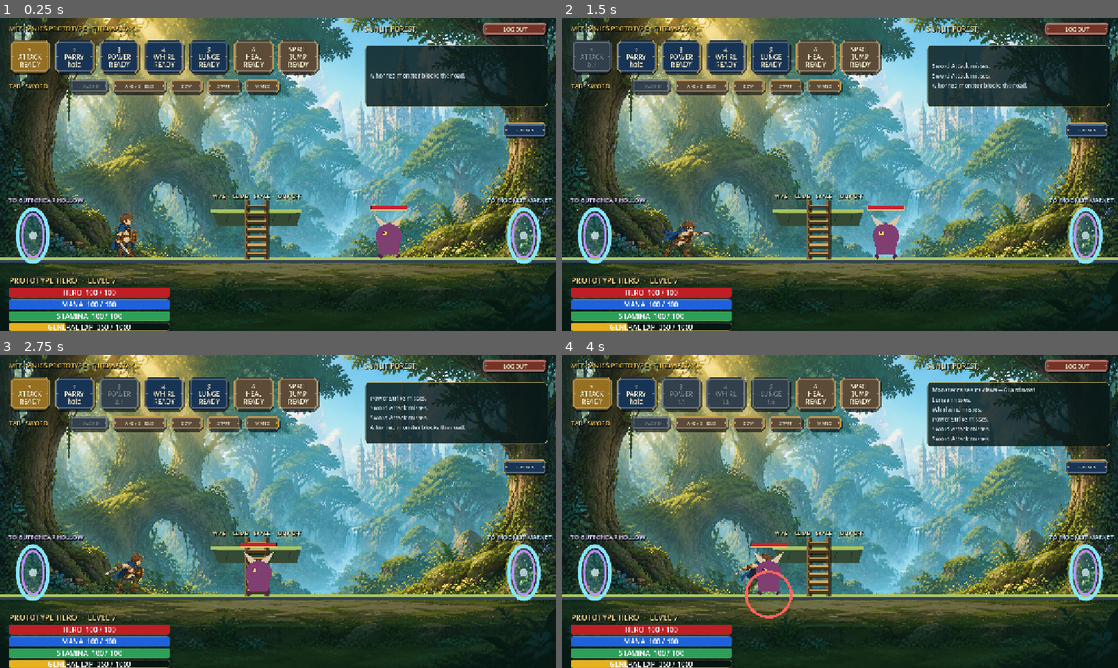
Above: before the commit, frames 1-4 (two rows, left to right).
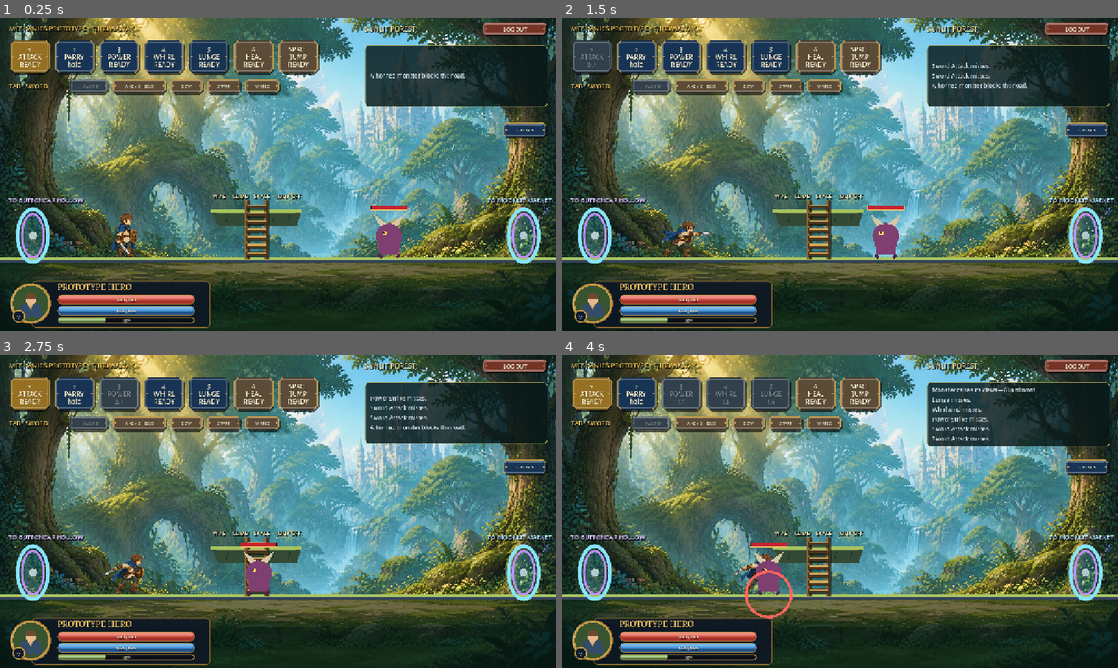
Above: after the commit, the same moments.

Repository: DibranMulder/2D-platform-game
Game: Godot game, scene res://prototypes/combat_arena/combat_arena.tscn
Two runs of this game, one before a commit and one after it. Both use one fixed random seed, a clock stepped at 60 frames per second and the inputs below. This scene is started directly instead of the project's main scene.
Inputs:
- Up to frame 1 (0.25 s): no input
- Up to frame 2 (1.5 s): click "1 ATTACK READY" at 0.5 s; click "1 ATTACK READY" at 1.25 s
- Up to frame 3 (2.75 s): click "3 POWER READY" at 2 s
- Up to frame 4 (4 s): click "4 WHIRL READY" at 2.75 s; click "5 LUNGE READY" at 3.5 s

The runs differ from the first frame. In frame 1, 4.8% of the frame differs, in the area x 1-38%, y 83-100%; in frame 2, 4.8%; in frame 3, 4.8%; in frame 4, 4.8%.

Commit message:
Restyle HUD resource bars to the Chronicle UI design
Replace the four plain ProgressBars with a custom-drawn Chronicle HUD strip
matching art-source/ui-concepts/enchanted-chronicle-v1/ui-system-board.png:

- Ink-navy strip with brass trim, a portrait medallion with a level badge, and
  the hero name in Alegreya SC gold.
- HP (red), Mana (blue), and EXP (green) bars with brass borders, a gloss
  sheen, rounded ends, and centered warm-ivory values.
- Drive the strip from the arena HUD update; drop the separate stamina bar to
  match the three-bar design.

Diff:
--- /dev/null
+++ b/client/prototypes/combat_arena/chronicle_hud_strip.gd
@@ -0,0 +1,176 @@
+# PROTOTYPE — Chronicle-styled HUD strip (portrait medallion + HP / Mana / EXP
+# bars) drawn to match art-source/ui-concepts/enchanted-chronicle-v1/
+# ui-system-board.png. Throwaway prototype UI.
+class_name PrototypeChronicleHudStrip
+extends Control
+
+const NAME_FONT := preload("res://assets/fonts/alegreya/AlegreyaSC-Medium.ttf")
+const VALUE_FONT := preload("res://assets/fonts/alegreya/AlegreyaSans-Medium.ttf")
+
+# Chronicle palette
+const INK_NAVY := Color("101b2c")
+const BOOK_BLUE := Color("183454")
+const BRASS := Color("c79b48")
+const BRASS_DARK := Color("8a6a2f")
+const QUEST_GOLD := Color("f2c45f")
+const WARM_IVORY := Color("fff5d6")
+
+const HP_TOP := Color("e46a5a")
+const HP_BOT := Color("a5322a")
+const MANA_TOP := Color("4f9fe0")
+const MANA_BOT := Color("23548a")
+const EXP_TOP := Color("9cc06f")
+const EXP_BOT := Color("5f7d43")
+
+const PORTRAIT_R := 44.0
+const BAR_X := 112.0
+const BAR_W := 316.0
+
+var _hero_name := "HERO"
+var _level := 1
+var _health := 100
+var _max_health := 100
+var _mana := 100.0
+var _max_mana := 100.0
+var _exp := 0
+var _exp_goal := 1000
+
+
+func configure(hero_name: String, level: int) -> void:
+    _hero_name = hero_name.to_upper()
+    _level = level
+    queue_redraw()
+
+
+func set_values(
+    health: int,
+    max_health: int,
+    mana: float,
+    max_mana: float,
+    exp_value: int,
+    exp_goal: int,
+) -> void:
+    _health = health
+    _max_health = maxi(1, max_health)
+    _mana = mana
+    _max_mana = maxf(1.0, max_mana)
+    _exp = exp_value
+    _exp_goal = maxi(1, exp_goal)
+    queue_redraw()
+
+
+func _draw() -> void:
+    # Ink strip backing with brass trim.
+    var strip := Rect2(PORTRAIT_R + 8.0, 8.0, BAR_W + 96.0, 108.0)
+    _rounded(strip, Color(0.055, 0.09, 0.14, 0.9), 10.0, BRASS_DARK, 2)
+    draw_rect(Rect2(strip.position + Vector2(6, 2), Vector2(strip.size.x - 12, 2)), Color(1, 1, 1, 0.06), true)
+
+    _draw_portrait(Vector2(PORTRAIT_R + 6.0, 60.0), PORTRAIT_R)
+
+    # Name
+    draw_string(NAME_FONT, Vector2(BAR_X, 30.0), _hero_name, HORIZONTAL_ALIGNMENT_LEFT, -1, 21, INK_NAVY.darkened(0.2))
+    draw_string(NAME_FONT, Vector2(BAR_X - 1.0, 29.0), _hero_name, HORIZONTAL_ALIGNMENT_LEFT, -1, 21, QUEST_GOLD)
+
+    var hp_ratio := clampf(float(_health) / float(_max_health), 0.0, 1.0)
+    var mana_ratio := clampf(_mana / _max_mana, 0.0, 1.0)
+    var exp_ratio := clampf(float(_exp) / float(_exp_goal), 0.0, 1.0)
+
+    _draw_bar(Vector2(BAR_X, 40.0), Vector2(BAR_W, 22.0), hp_ratio, HP_TOP, HP_BOT,
+        "%s / %s" % [_comma(_health), _comma(_max_health)], 13)
+    _draw_bar(Vector2(BAR_X, 66.0), Vector2(BAR_W, 22.0), mana_ratio, MANA_TOP, MANA_BOT,
+        "%s / %s" % [_comma(roundi(_mana)), _comma(roundi(_max_mana))], 13)
+    _draw_bar(Vector2(BAR_X, 92.0), Vector2(BAR_W, 13.0), exp_ratio, EXP_TOP, EXP_BOT,
+        "%d%%" % roundi(exp_ratio * 100.0), 10)
+
+
+func _draw_bar(pos: Vector2, size: Vector2, ratio: float, top: Color, bot: Color, text: String, font_size: int) -> void:
+    var radius := size.y * 0.5
+    # Track
+    _rounded(Rect2(pos, size), Color(0.03, 0.05, 0.08, 0.94), radius, BRASS, 2)
+    # Fill
+    if ratio > 0.001:
+        var fill_w := maxf(size.y - 2.0, (size.x - 4.0) * ratio)
+        var fill_rect := Rect2(pos + Vector2(2, 2), Vector2(fill_w, size.y - 4.0))
+        _rounded(fill_rect, bot, radius - 1.0, Color(0, 0, 0, 0), 0)
+        # Gloss over the top half for a gradient sheen.
+        var gloss := Rect2(fill_rect.position, Vector2(fill_rect.size.x, fill_rect.size.y * 0.52))
+        _rounded(gloss, top, radius - 1.0, Color(0, 0, 0, 0), 0)
+        # Bright shine line near the top.
+        draw_rect(Rect2(pos + Vector2(4, 3), Vector2(fill_w - 4.0, maxf(1.0, size.y * 0.18))), Color(1, 1, 1, 0.22), true)
+    # Value text, centered.
+    if text != "":
+        var text_size := VALUE_FONT.get_string_size(text, HORIZONTAL_ALIGNMENT_LEFT, -1, font_size)
+        var origin := pos + Vector2((size.x - text_size.x) * 0.5, size.y * 0.5 + font_size * 0.36)
+        draw_string(VALUE_FONT, origin + Vector2(1, 1), text, HORIZONTAL_ALIGNMENT_LEFT, -1, font_size, Color(0, 0, 0, 0.65))
+        draw_string(VALUE_FONT, origin, text, HORIZONTAL_ALIGNMENT_LEFT, -1, font_size, WARM_IVORY)
+
+
+func _draw_portrait(center: Vector2, r: float) -> void:
+    # Frame + inner forest field
+    draw_circle(center, r + 3.0, BRASS_DARK)
+    draw_circle(center, r + 1.0, BRASS)
+    draw_circle(center, r - 2.0, Color("2c4430"))
+    draw_circle(center, r - 3.0, Color("38542f"))
+
+    # Simple hero bust (kept inside the medallion).
+    var cloak := PackedVector2Array([
+        center + Vector2(-r * 0.5, r * 0.02),
+        center + Vector2(r * 0.5, r * 0.02),
+        center + Vector2(r * 0.6, r * 0.7),
+        center + Vector2(-r * 0.6, r * 0.7),
+    ])
+    draw_colored_polygon(cloak, BOOK_BLUE.lightened(0.12))
+    draw_colored_polygon(PackedVector2Array([
+        center + Vector2(-r * 0.16, r * 0.02),
+        center + Vector2(r * 0.16, r * 0.02),
+        center + Vector2(0.0, r * 0.34),
+    ]), Color("d8b27a"))
+    var head_c := center + Vector2(0.0, -r * 0.2)
+    var head_r := r * 0.27
+    draw_circle(head_c, head_r, Color("e7b98f"))
+    draw_colored_polygon(PackedVector2Array([
+        head_c + Vector2(-head_r * 1.05, -head_r * 0.2),
+        head_c + Vector2(head_r * 1.05, -head_r * 0.2),
+        head_c + Vector2(head_r * 0.8, -head_r * 1.1),
+        head_c + Vector2(-head_r * 0.8, -head_r * 1.1),
+    ]), Color("6b4a2f"))
+
+    # Brass inner ring masks any bust spill and frames the portrait.
+    draw_arc(center, r - 1.0, 0.0, TAU, 48, BRASS, 4.0)
+    draw_arc(center, r + 2.0, 0.0, TAU, 48, BRASS_DARK, 2.0)
+    draw_arc(center, r + 1.0, PI * 0.72, PI * 1.28, 24, Color(1, 1, 1, 0.28), 2.0)
+
+    # Level badge (bottom-left of medallion).
+    var badge := center + Vector2(-r * 0.62, r * 0.66)
+    draw_circle(badge, 15.0, BRASS_DARK)
+    draw_circle(badge, 13.0, INK_NAVY)
+    draw_arc(badge, 13.0, 0.0, TAU, 24, BRASS, 2.0)
+    var level_text := str(_level)
+    var lt_size := NAME_FONT.get_string_size(level_text, HORIZONTAL_ALIGNMENT_LEFT, -1, 16)
+    draw_string(NAME_FONT, badge + Vector2(-lt_size.x * 0.5, 6.0), level_text, HORIZONTAL_ALIGNMENT_LEFT, -1, 16, WARM_IVORY)
+
+
+func _rounded(rect: Rect2, color: Color, radius: float, border: Color, border_width: int) -> void:
+    var box := StyleBoxFlat.new()
+    box.bg_color = color
+    var r := int(maxf(0.0, radius))
+    box.corner_radius_top_left = r
+    box.corner_radius_top_right = r
+    box.corner_radius_bottom_left = r
+    box.corner_radius_bottom_right = r
+    if border_width > 0:
+        box.border_color = border
+        box.set_border_width_all(border_width)
+    draw_style_box(box, rect)
+
+
+func _comma(value: int) -> String:
+    var digits := str(absi(value))
+    var out := ""
+    var count := 0
+    for index in range(digits.length() - 1, -1, -1):
+        out = digits[index] + out
+        count += 1
+        if count % 3 == 0 and index > 0:
+            out = "," + out
+    return ("-" + out) if value < 0 else out
--- a/client/prototypes/combat_arena/combat_arena.gd
+++ b/client/prototypes/combat_arena/combat_arena.gd
@@ -36,15 +36,7 @@
 @onready var joystick: PrototypeVirtualJoystick = $HUD/VirtualJoystick
 @onready var map_label: Label = $HUD/MapLabel
 @onready var trade_button: Button = $HUD/TradeButton
-@onready var hero_identity: Label = $HUD/HeroIdentity
-@onready var hero_health: ProgressBar = $HUD/HeroHealth
-@onready var hero_health_text: Label = $HUD/HeroHealth/HeroHealthText
-@onready var mana_bar: ProgressBar = $HUD/Mana
-@onready var mana_text: Label = $HUD/Mana/ManaText
-@onready var stamina_bar: ProgressBar = $HUD/Stamina
-@onready var stamina_text: Label = $HUD/Stamina/StaminaText
-@onready var general_exp_bar: ProgressBar = $HUD/GeneralExp
-@onready var general_exp_text: Label = $HUD/GeneralExp/GeneralExpText
+@onready var hud_strip: PrototypeChronicleHudStrip = $HUD/HudStrip
 @onready var combat_log: Label = $HUD/CombatLogPanel/CombatLog
 @onready var restart_button: Button = $HUD/RestartButton
 @onready var attack_button: Button = $HUD/Hotbar/Attack
@@ -90,10 +82,7 @@
         ]
 
     hero.configure_hero(selected_hero)
-    hero_identity.text = "%s  ·  LEVEL %s" % [
-        str(selected_hero.get("name", "Prototype Hero")).to_upper(),
-        hero.level,
-    ]
+    hud_strip.configure(str(selected_hero.get("name", "Prototype Hero")), hero.level)
     _character_panels = CharacterPanelsScript.new() as PrototypeChronicleCharacterPanels
     $HUD.add_child(_character_panels)
     _character_panels.configure_hero(selected_hero, hero)
@@ -421,17 +410,14 @@
 
 
 func _update_hud() -> void:
-    hero_health.value = hero.health
-    hero_health_text.text = "HERO  %s / %s" % [hero.health, PrototypeHero.MAX_HEALTH]
-    mana_bar.value = hero.mana
-    mana_text.text = "MANA  %s / %s" % [roundi(hero.mana), int(PrototypeHero.MAX_MANA)]
-    stamina_bar.value = hero.stamina
-    stamina_text.text = "STAMINA  %s / %s" % [roundi(hero.stamina), int(PrototypeHero.MAX_STAMINA)]
-    general_exp_bar.value = hero.general_exp
-    general_exp_text.text = "GENERAL EXP  %s / %s" % [
+    hud_strip.set_values(
+        hero.health,
+        PrototypeHero.MAX_HEALTH,
+        hero.mana,
+        PrototypeHero.MAX_MANA,
         hero.general_exp,
         PrototypeHero.GENERAL_EXP_GOAL,
-    ]
+    )
 
     _update_action_button(attack_button, 1)
     var secondary_active := hero.is_blocking or hero.current_action == "Aiming"
--- a/client/prototypes/combat_arena/combat_arena.tscn
+++ b/client/prototypes/combat_arena/combat_arena.tscn
@@ -10,6 +10,7 @@
 [ext_resource type="Script" path="res://scripts/chronicle_button.gd" id="8_chronicle_button"]
 [ext_resource type="Script" path="res://prototypes/combat_arena/buttoncap_biter.gd" id="9_biter"]
 [ext_resource type="SpriteFrames" path="res://assets/characters/buttoncap_biter/v1/buttoncap_biter_sprite_frames.tres" id="10_biter_frames"]
+[ext_resource type="Script" path="res://prototypes/combat_arena/chronicle_hud_strip.gd" id="11_hud_strip"]
 
 [sub_resource type="CapsuleShape2D" id="CapsuleHero"]
 radius = 19.0
@@ -314,103 +315,13 @@
 variant = 3
 touch_safe = false
 
-[node name="HeroIdentity" type="Label" parent="HUD"]
+[node name="HudStrip" type="Control" parent="HUD"]
 offset_left = 20.0
-offset_top = 590.0
-offset_right = 390.0
-offset_bottom = 616.0
-theme_override_colors/font_color = Color(0.94, 0.82, 0.51, 1)
-theme_override_colors/font_shadow_color = Color(0.02, 0.05, 0.04, 0.95)
-theme_override_font_sizes/font_size = 18
-theme_override_constants/shadow_offset_x = 2
-theme_override_constants/shadow_offset_y = 2
-text = "PROTOTYPE HERO  ·  LEVEL 7"
-
-[node name="HeroHealth" type="ProgressBar" parent="HUD"]
-offset_left = 20.0
-offset_top = 620.0
-offset_right = 390.0
-offset_bottom = 642.0
-theme_override_styles/fill = SubResource("HeroHealthFill")
-theme_override_styles/background = SubResource("ResourceBackground")
-value = 100.0
-show_percentage = false
-
-[node name="HeroHealthText" type="Label" parent="HUD/HeroHealth"]
-layout_mode = 1
-anchors_preset = 15
-anchor_right = 1.0
-anchor_bottom = 1.0
-grow_horizontal = 2
-grow_vertical = 2
-text = "HERO  100 / 100"
-horizontal_alignment = 1
-vertical_alignment = 1
-
-[node name="Stamina" type="ProgressBar" parent="HUD"]
-offset_left = 20.0
-offset_top = 674.0
-offset_right = 390.0
-offset_bottom = 696.0
-theme_override_styles/fill = SubResource("StaminaFill")
-theme_override_styles/background = SubResource("ResourceBackground")
-value = 100.0
-show_percentage = false
-
-[node name="StaminaText" type="Label" parent="HUD/Stamina"]
-layout_mode = 1
-anchors_preset = 15
-anchor_right = 1.0
-anchor_bottom = 1.0
-grow_horizontal = 2
-grow_vertical = 2
-text = "STAMINA  100 / 100"
-horizontal_alignment = 1
-vertical_alignment = 1
-
-[node name="Mana" type="ProgressBar" parent="HUD"]
-offset_left = 20.0
-offset_top = 647.0
-offset_right = 390.0
-offset_bottom = 669.0
-theme_override_styles/fill = SubResource("ManaFill")
-theme_override_styles/background = SubResource("ResourceBackground")
-value = 100.0
-show_percentage = false
-
-[node name="ManaText" type="Label" parent="HUD/Mana"]
-layout_mode = 1
-anchors_preset = 15
-anchor_right = 1.0
-anchor_bottom = 1.0
-grow_horizontal = 2
-grow_vertical = 2
-text = "MANA  100 / 100"
-horizontal_alignment = 1
-vertical_alignment = 1
-
-[node name="GeneralExp" type="ProgressBar" parent="HUD"]
-offset_left = 20.0
-offset_top = 701.0
-offset_right = 390.0
-offset_bottom = 719.0
-max_value = 1000.0
-step = 1.0
-theme_override_styles/fill = SubResource("GeneralExpFill")
-theme_override_styles/background = SubResource("ResourceBackground")
-value = 350.0
-show_percentage = false
-
-[node name="GeneralExpText" type="Label" parent="HUD/GeneralExp"]
-layout_mode = 1
-anchors_preset = 15
-anchor_right = 1.0
-anchor_bottom = 1.0
-grow_horizontal = 2
-grow_vertical = 2
-text = "GENERAL EXP  350 / 1000"
-horizontal_alignment = 1
-vertical_alignment = 1
+offset_top = 596.0
+offset_right = 560.0
+offset_bottom = 716.0
+mouse_filter = 2
+script = ExtResource("11_hud_strip")
 
 [node name="CombatLogPanel" type="PanelContainer" parent="HUD"]
 offset_left = 840.0
Not shown, added: client/prototypes/combat_arena/chronicle_hud_strip.gd.uid
